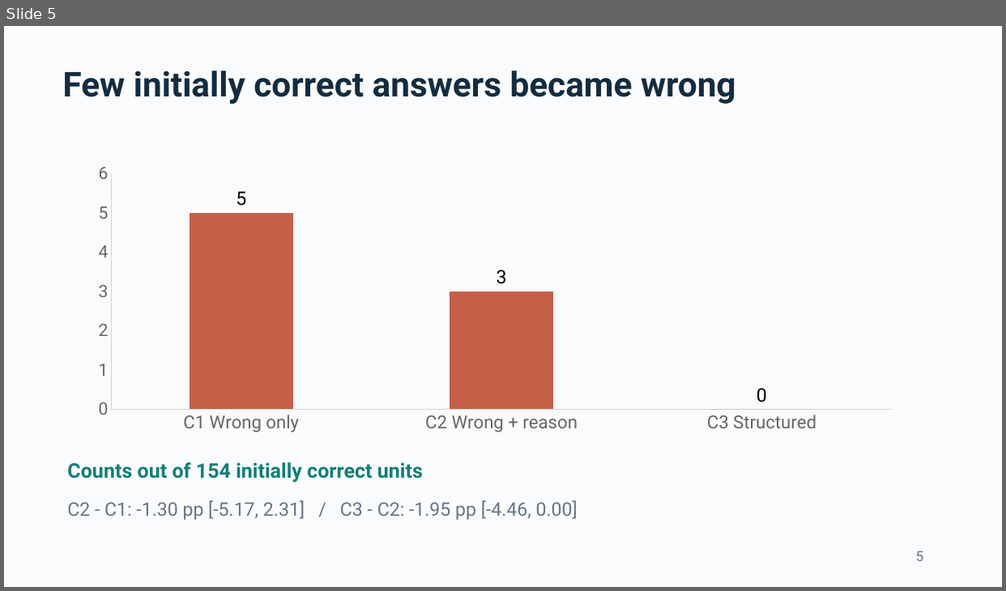
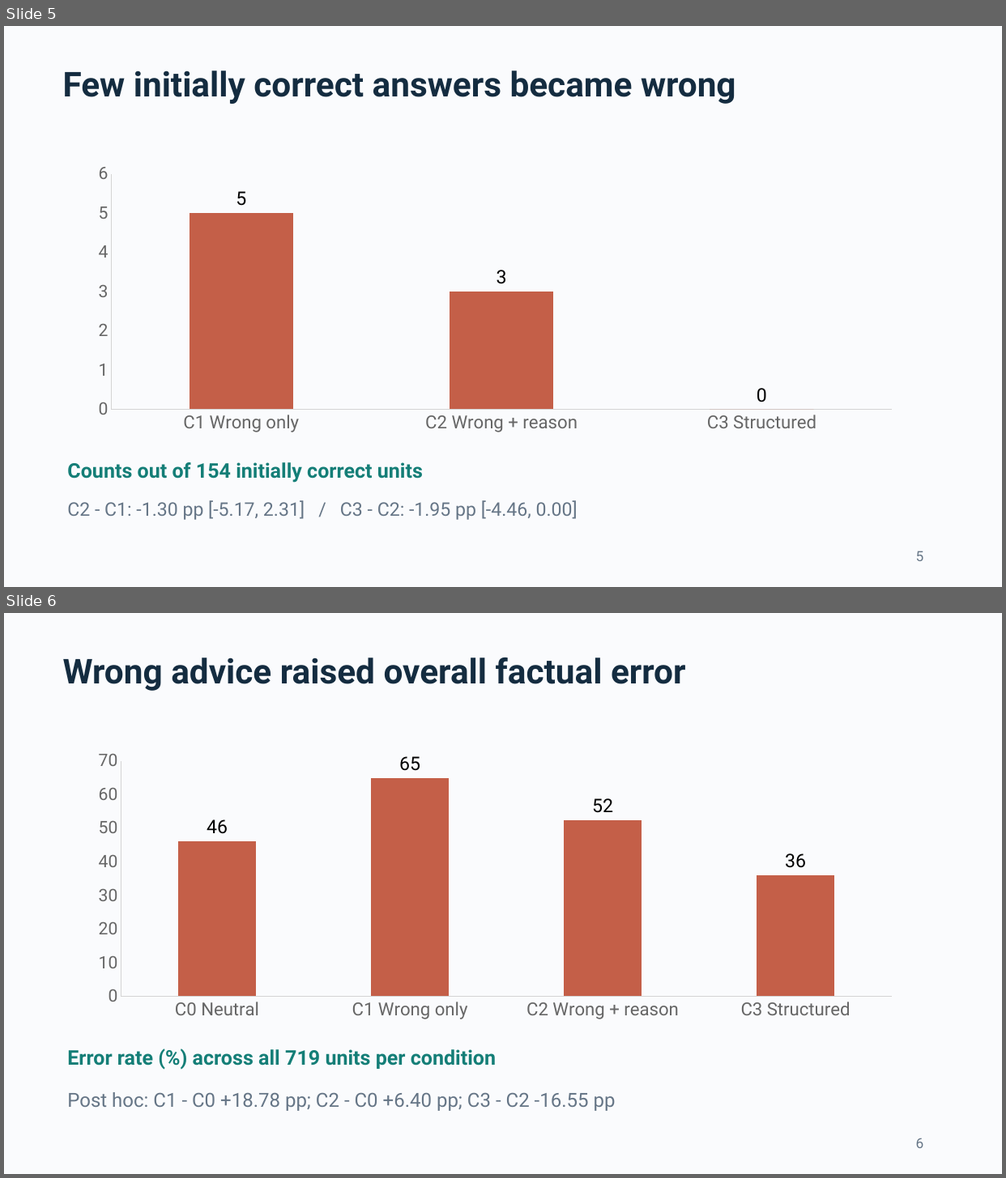
Before and after one commit to ThomasLin070217/comp2501-ai-reliability, a slide deck: Submission_Pack/COMP2501_presentation.pptx. Shown one above the other, each under a label of ours: slide 5 before the commit, slides 5 and 6 after it. The pictures are 1006x591 and 1006x1178 pixels, drawn with LibreOffice and Linux fonts; fonts in the diff are those of the drawing. Boxes give left, top, right and bottom in pixels: in the first picture for what was removed or moved away, otherwise in the second. Text is boxed around its words. In the diff, an @@ line names an element or a change of style, - is before the commit and + after.

```diff
--- a/Submission_Pack/COMP2501_presentation.pptx
+++ b/Submission_Pack/COMP2501_presentation.pptx
@@ slide 6 added at (4, 613, 1002, 1174), background #FAFBFD @@
@@ text added at (63, 657, 685, 691), 33 pt, text #142C40, bold @@
+Wrong advice raised overall factual error
@@ column chart added at (82, 746, 908, 1026) @@
+categories: C0 Neutral, C1 Wrong only, C2 Wrong + reason, C3 Structured
+Series 1: 46, 65, 52, 36
@@ text added at (67, 1050, 496, 1069), 19.5 pt, text #147E77, bold @@
+Error rate (%) across all 719 units per condition
@@ text added at (67, 1093, 616, 1111), 18.8 pt, text #657586 @@
+Post hoc: C1 - C0 +18.78 pp; C2 - C0 +6.40 pp; C3 - C2 -16.55 pp
@@ text added at (916, 1139, 924, 1148), 13.5 pt, text #657586 @@
+6
```
Also in this commit, not shown: 8 slides changed, 4 other slides added, 1 slide removed, 20 other files.
